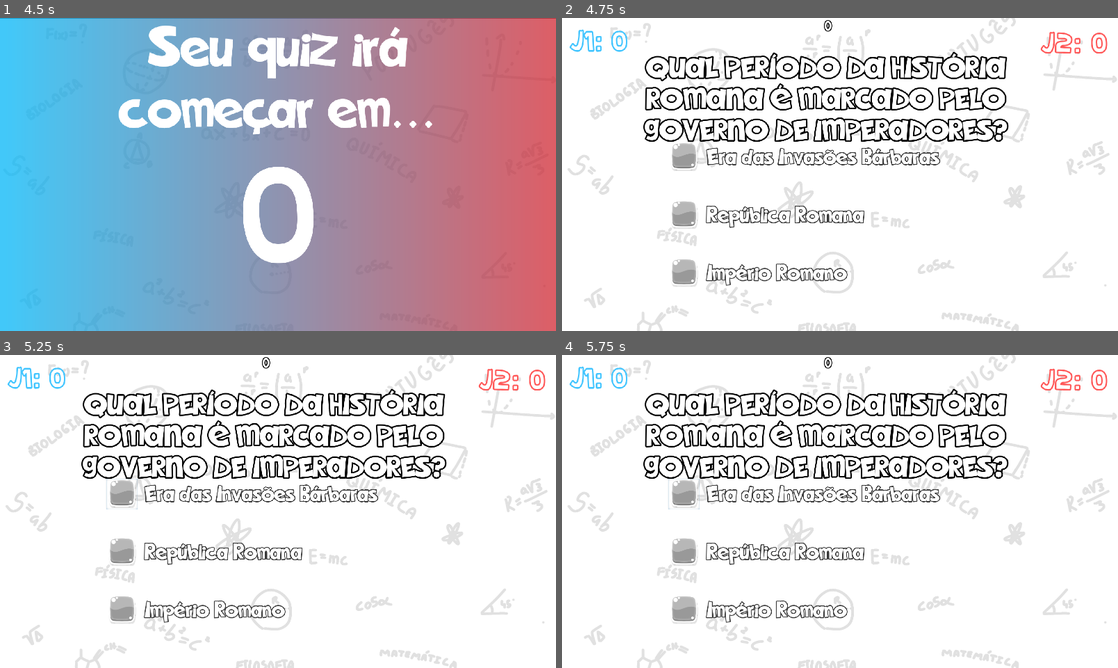
Above: before the commit, frames 1-4 (two rows, left to right).
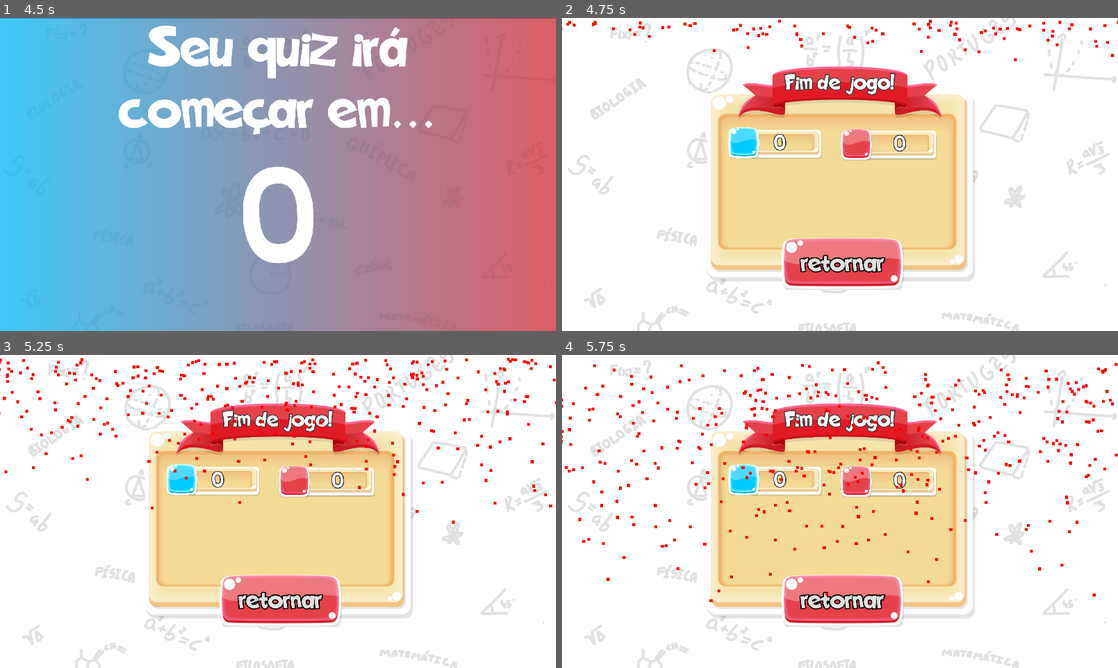
Above: after the commit, the same moments.

Repository: LabirasIFPI/Quiz-SKAR
Game: Godot game, scene res://Cenas/Menu.tscn
The game is run twice, just before and just after one commit, with the same random seed, the same clock (stepped at 60 frames per second) and the same inputs. Sound files missing from this copy of the repository are replaced by a short silence.
Inputs (mouse positions are in pixels of both pictures, inside the frame that each line leads up to):
- Up to frame 1 (4.5 s): click (278, 174) at 0.5 s; tap Enter at 1.25, 3.5 s; hold Up (ui_up) 1.28-2.03 s; tap A (A) at 1.35, 3.05, 3.6 s; tap B (B) at 1.55, 2.1, 3.8, 4.35 s; tap Space at 2, 4.25 s; hold Left (ui_left) 2.03-2.78 s; tap C (C) at 2.3, 2.85 s; hold Up (ui_up) 2.78-4.28 s; hold Left (ui_left) from 4.28 s (still down)
- Up to frame 2 (4.75 s): keep holding Left (ui_left); tap C (C) at 4.55 s
- Up to frame 3 (5.25 s): release Left (ui_left) at 5 s; click (122, 492) at 5.02 s
- Up to frame 4 (5.75 s): no input

Frame 1 is identical in both runs. In frame 2, 34% of the frame differs, in the area x 0-100%, y 0-87%; in frame 3, 35%; in frame 4, 35%.
Error after the commit: Invalid get index '2' (on base: 'Array'). (res://Códigos/FimDeJogo.gd:29)

Commit message:
Atualizar (começo do fim_de_jogo)

Diff:
--- a/Cenas/Aviso.tscn
+++ b/Cenas/Aviso.tscn
@@ -1,12 +1,9 @@
-[gd_scene load_steps=8 format=2]
+[gd_scene load_steps=7 format=2]
 
 [ext_resource path="res://Códigos/ sobre_avisos.gd" type="Script" id=1]
 [ext_resource path="res://Assets/Fontes/tmj_by_mallagueta_pepper-d62rr8r.ttf" type="DynamicFontData" id=2]
 [ext_resource path="res://Assets/FreeGUI/png/bg_branco.jpeg" type="Texture" id=3]
-[ext_resource path="res://Data/QuizMain.tres" type="Gradient" id=4]
-
-[sub_resource type="GradientTexture2D" id=5]
-gradient = ExtResource( 4 )
+[ext_resource path="res://Temas/menu_back.tres" type="Texture" id=4]
 
 [sub_resource type="DynamicFont" id=3]
 size = 200
@@ -43,7 +40,7 @@
 anchor_bottom = 1.0
 margin_right = 431.0
 margin_bottom = 1675.0
-texture = SubResource( 5 )
+texture = ExtResource( 4 )
 expand = true
 flip_h = true
 
--- a/Cenas/FimDeJogo.tscn
+++ b/Cenas/FimDeJogo.tscn
@@ -100,4 +100,21 @@
 flat = true
 icon_align = 1
 
+[node name="effects" type="CanvasLayer" parent="."]
+
+[node name="Particles2D" type="CPUParticles2D" parent="effects"]
+self_modulate = Color( 1, 0, 0, 1 )
+position = Vector2( 962, 14 )
+rotation = 1.5708
+emitting = false
+amount = 500
+one_shot = true
+emission_shape = 2
+emission_rect_extents = Vector2( 5, 1000 )
+spread = 0.0
+gravity = Vector2( 400, 0 )
+initial_velocity = 700.0
+initial_velocity_random = 1.0
+scale_amount = 10.0
+
 [connection signal="pressed" from="Sinais/Back" to="." method="_on_Back_pressed"]
--- /dev/null
+++ b/Cenas/Information.tscn
@@ -0,0 +1,51 @@
+[gd_scene load_steps=5 format=2]
+
+[ext_resource path="res://Códigos/Information.gd" type="Script" id=1]
+[ext_resource path="res://Assets/FreeGUI/png/bg_branco.jpeg" type="Texture" id=2]
+[ext_resource path="res://Temas/menu_back.tres" type="Texture" id=3]
+[ext_resource path="res://Assets/FreeGUI/png/playred.png" type="Texture" id=4]
+
+[node name="Information" type="Control"]
+anchor_right = 1.0
+anchor_bottom = 1.0
+script = ExtResource( 1 )
+
+[node name="HScrollBar" type="SpinBox" parent="."]
+anchor_left = 0.5
+anchor_top = 0.5
+anchor_right = 0.5
+anchor_bottom = 0.5
+margin_left = -408.0
+margin_top = -70.5
+margin_right = 408.0
+margin_bottom = 70.5
+
+[node name="pass" type="Button" parent="."]
+anchor_left = 1.0
+anchor_top = 1.0
+anchor_right = 1.0
+anchor_bottom = 1.0
+margin_left = -282.0
+margin_top = -246.0
+margin_right = -85.0
+margin_bottom = -55.0
+icon = ExtResource( 4 )
+flat = true
+
+[node name="CanvasLayer" type="CanvasLayer" parent="."]
+layer = -1
+
+[node name="bg" type="Sprite" parent="CanvasLayer"]
+position = Vector2( 960.5, 536.5 )
+scale = Vector2( 0.65, 0.6 )
+texture = ExtResource( 2 )
+
+[node name="bg_grad" type="TextureRect" parent="CanvasLayer"]
+margin_left = -13.0
+margin_top = -1.0
+margin_right = 1924.0
+margin_bottom = 1082.0
+texture = ExtResource( 3 )
+expand = true
+
+[connection signal="pressed" from="pass" to="." method="_on_pass_pressed"]
--- a/Códigos/FimDeJogo.gd
+++ b/Códigos/FimDeJogo.gd
@@ -2,17 +2,31 @@
 
 onready var _lab_p1 = get_node("Menu/Janelas/p1")
 onready var _lab_p2 = get_node("Menu/Janelas/p2")
-
+onready var _confetti = get_node("effects/Particles2D")
 
 
 func _ready() -> void:
+	## Chama efeito de confete
+	_confetti.emitting = 1
 	audio.stopSong()
 	_lab_p1.text = str(global.pontos[0])
 	_lab_p2.text = str(global.pontos[1])
 	global.playSound("won", 6.0)
 
+	if winnerPoints():
+		changeEfectColorByPlayer(global.jogadorAtual)
+	else:
+		changeEfectColorByPlayer(global.getOppositePlayer())
 
 
+# Retorna pra tela inicial
 func _on_Back_pressed() -> void:
 	audio.returnSong()
 	get_tree().change_scene("res://Cenas/Menu.tscn")
+
+func changeEfectColorByPlayer(indPlayer):
+	var _color: Array = [Color.dodgerblue, Color.red]
+	_confetti.color = _color[indPlayer]
+
+func winnerPoints() -> bool:
+	return global.pontos[0] > global.pontos[1]
--- a/Códigos/Global.gd
+++ b/Códigos/Global.gd
@@ -6,7 +6,7 @@
 var connected: bool = false;
 
 ## IP da rede acessada (lembrar: era const)
-var ip = "192.168.43.92";
+const ip = "192.168.43.92";
 const port = 80;
 
 ## Inicializar signals
@@ -25,11 +25,12 @@
 var pontos: Array = [0, 0];
 
 ## Pontuação necessária para vencer a partida.
-var maxPoints = 3;
+var maxPoints = 0;
 
 # Armazena o indice do jogador da vez, que irá responder.
 # -1 = ninguem, 0 = azul, 1 = vermelho
 var jogadorAtual = -1;
+
 
 ## Dicionário que carrega estado das teclas pressionadas
 var keys: Dictionary = {
@@ -146,3 +147,7 @@
 	_snd.soundToPlay = _soundToPlay;
 	_snd.timeToDestroy = duration;
 	add_child(_snd);
+
+func getOppositePlayer() -> int:
+	var _sinal = 1 - 2 * global.jogadorAtual; # se vermelho: -1, se azul: 1
+	return global.jogadorAtual + 1  * _sinal;
--- /dev/null
+++ b/Códigos/Information.gd
@@ -0,0 +1,20 @@
+extends Control
+
+onready var value_bar = get_node("HScrollBar")
+
+func _ready():
+	pass
+
+func _process(delta):
+	if Input.is_action_just_pressed("ui_up"):
+		addQuestionCount()
+
+	global.maxPoints = value_bar.value
+
+func _on_pass_pressed():
+	if value_bar.value > 0:
+		get_tree().change_scene("res://Cenas/Aviso.tscn")
+
+## Adiciona um valor à barra
+func addQuestionCount():
+	value_bar.value += 1;
--- a/Códigos/QuizMain.gd
+++ b/Códigos/QuizMain.gd
@@ -105,8 +105,8 @@
 				print("Errrouuu");
 
 	# Detectar fim de jogo:
-#	if global.pontos.has(global.maxPoints):
-#		callGameOver();
+	if global.pontos[0] == global.maxPoints or global.pontos[1] == global.maxPoints:
+		callGameOver();
 
 	# Detectar entrada de jogadores na vez
 	input_signal_players();
--- /dev/null
+++ b/Temas/menu_back.tres
@@ -0,0 +1,6 @@
+[gd_resource type="GradientTexture2D" load_steps=2 format=2]
+
+[ext_resource path="res://Data/QuizMain.tres" type="Gradient" id=1]
+
+[resource]
+gradient = ExtResource( 1 )
Binary file added: Assets/FreeGUI/animations/confetti_efc(1).png
Not shown, added: Assets/FreeGUI/animations/confetti_efc(1).png.import
Not shown, added: Assets/FreeGUI/animations/confetti_efc.png.import
Binary file added: Assets/FreeGUI/png/Confetti.png
Not shown, added: Assets/FreeGUI/png/Confetti.png.import
